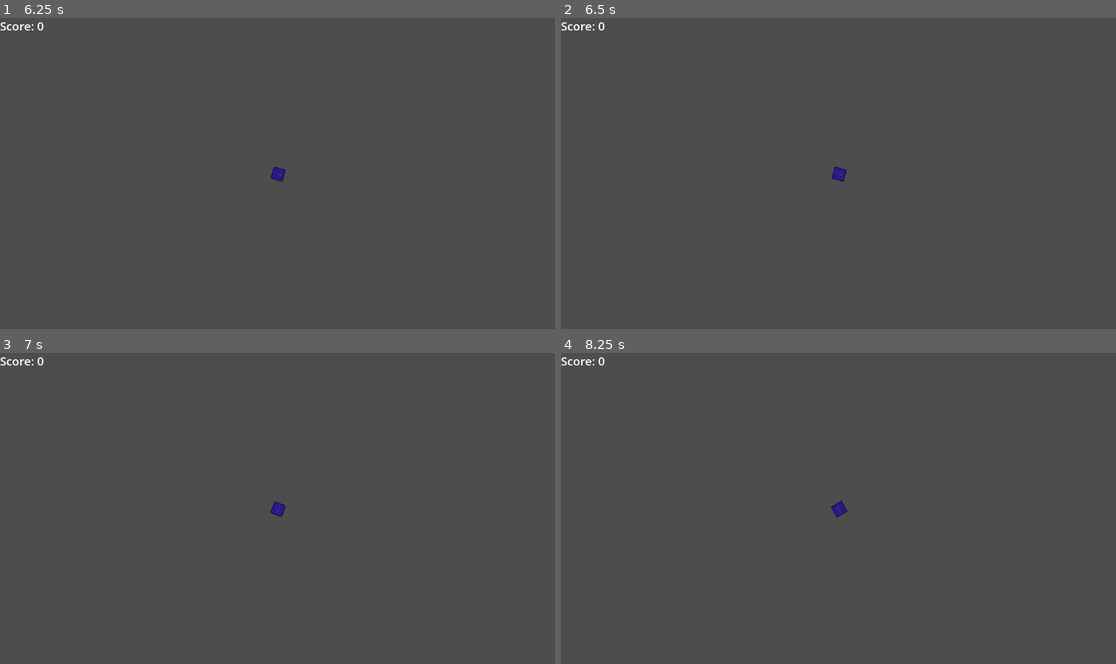
Above: before the commit, frames 1-4 (two rows, left to right).
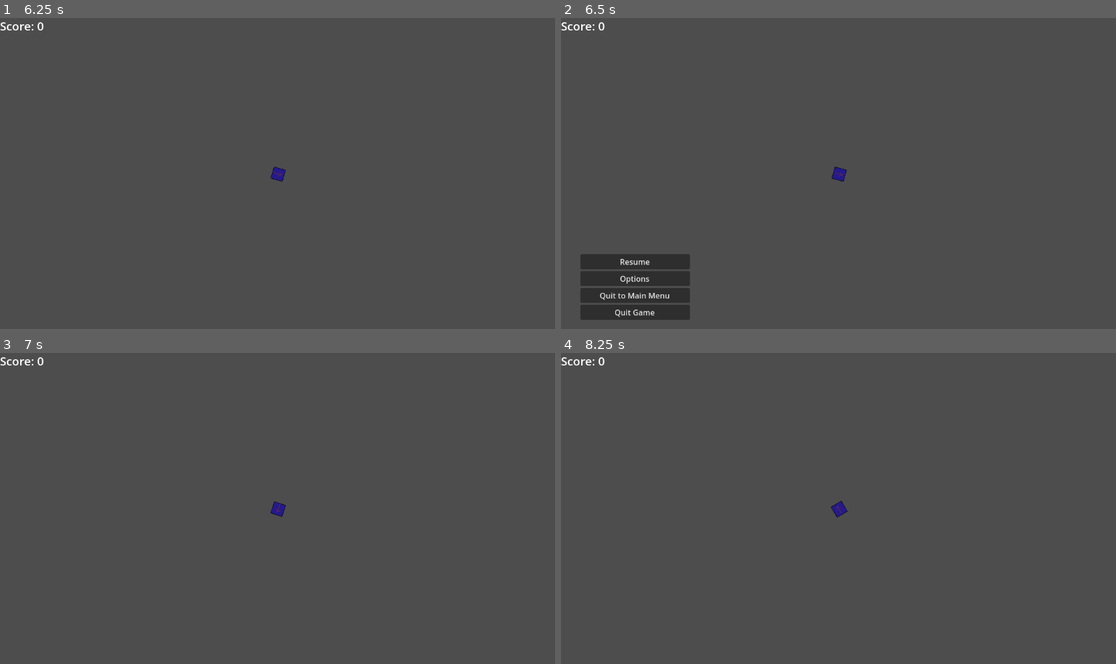
Above: after the commit, the same moments.

Repository: IanuReeves/Dirt-Defenders
Game: Godot game, scene res://scenes/ui/main_menu.tscn
The game is run twice, just before and just after one commit, with the same random seed, the same clock (stepped at 60 frames per second) and the same inputs.
Inputs (mouse positions are in pixels of both pictures, inside the frame that each line leads up to):
- Up to frame 1 (6.25 s): click "Options" at 0.5 s; click "Back" at 1.25 s; click "Launch!" at 2 s; tap Enter at 2.75 s; move the mouse to (399, 157) at 2.77 s; press the mouse at (399, 157) at 2.78 s; hold W (forward) 2.78-3.53 s; move the mouse to (166, 189) at 3.52 s; release the mouse at (166, 189) at 3.53 s; hold S (brake) 3.53-4.28 s; click (166, 189) at 3.6 s; move the mouse to (333, 105) at 4.27 s; press the mouse at (333, 105) at 4.28 s; hold W (forward) 4.28-5.78 s; tap Space at 5 s; move the mouse to (249, 235) at 5.02 s; release the mouse at (249, 235) at 5.03 s; click (249, 235) at 5.1 s; move the mouse to (444, 220) at 5.77 s; press the mouse at (444, 220) at 5.78 s; hold S (brake) from 5.78 s (still down)
- Up to frame 2 (6.5 s): keep holding S (brake); tap Escape (pause_menu, bound only after the commit) at 6.4 s
- Up to frame 3 (7 s): release S (brake) at 6.5 s; release the mouse at (444, 555) at 6.5 s; click (72, 595) at 6.5 s, where only the run after the commit has a clickable "Resume"
- Up to frame 4 (8.25 s): tap Enter at 7.25 s; move the mouse to (672, 461) at 7.27 s; hold S (brake) from 7.28 s (still down); click (672, 461) at 7.35 s; tap Space at 8 s; move the mouse to (866, 508) at 8.02 s; press the mouse at (866, 508) at 8.03 s

Frame 1 is identical in both runs. In frame 2, 3.7% of the frame differs, in the area x 3-24%, y 75-98%; in frame 3, less than 0.1%; in frame 4, nothing differs.

Commit message:
Balls and fries
they are deep-fried

Diff:
--- a/project.godot
+++ b/project.godot
@@ -24,6 +24,7 @@
 forward={
 "deadzone": 0.5,
 "events": [Object(InputEventKey,"resource_local_to_scene":false,"resource_name":"","device":-1,"window_id":0,"alt_press …(192 unchanged characters)…
+, Object(InputEventKey,"resource_local_to_scene":false,"resource_name":"","device":-1,"window_id":0,"alt_pressed":false,"shift_pressed":false,"ctrl_pressed":false,"meta_pressed":false,"pressed":false,"keycode":0,"physical_keycode":4194320,"key_label":0,"unicode":0,"location":0,"echo":false,"script":null)
 ]
 }
 fire={
@@ -34,10 +35,9 @@
 brake={
 "deadzone": 0.5,
 "events": [Object(InputEventKey,"resource_local_to_scene":false,"resource_name":"","device":-1,"window_id":0,"alt_press …(192 unchanged characters)…
-, Object(InputEventKey,"resource_local_to_scene":false,"resource_name":"","device":-1,"window_id":0,"alt_pressed":false,"shift_pressed":false,"ctrl_pressed":false,"meta_pressed":false,"pressed":false,"keycode":0,"physical_keycode":32,"key_label":0,"unicode":32,"location":0,"echo":false,"script":null)
 ]
 }
-toggle_settings={
+pause_menu={
 "deadzone": 0.5,
 "events": [Object(InputEventKey,"resource_local_to_scene":false,"resource_name":"","device":-1,"window_id":0,"alt_press …(195 unchanged characters)…
 ]
--- a/scenes/main.tscn
+++ b/scenes/main.tscn
@@ -1,10 +1,35 @@
-[gd_scene load_steps=3 format=3 uid="uid://t6cowhnhfscd"]
+[gd_scene load_steps=5 format=3 uid="uid://t6cowhnhfscd"]
 
 [ext_resource type="PackedScene" uid="uid://e6iuym7bl3xi" path="res://scenes/ui/game_overlay.tscn" id="1_xvhad"]
 [ext_resource type="PackedScene" uid="uid://bfjdogfx64gtl" path="res://scenes/game.tscn" id="2_hen23"]
+[ext_resource type="PackedScene" uid="uid://gwtcggvk6nrt" path="res://scenes/ui/pause_menu.tscn" id="2_tbgi4"]
+
+[sub_resource type="GDScript" id="GDScript_sugp2"]
+script/source = "extends Node2D
+
+@onready var pause_menu = $UI/pause_menu
+var paused = false
+
+func _process(delta: float):
+	if Input.is_action_just_pressed(\"pause_menu\"):
+		pauseMenu()
+
+func pauseMenu():
+	if paused:
+		pause_menu.hide()
+		Engine.time_scale = 1
+	else:
+		pause_menu.show()
+		Engine.time_scale = 0
+
+	paused = !paused
+"
 
 [node name="Main Game" type="Node2D"]
+script = SubResource("GDScript_sugp2")
 
 [node name="UI" parent="." instance=ExtResource("1_xvhad")]
 
+[node name="pause_menu" parent="UI" instance=ExtResource("2_tbgi4")]
+
 [node name="World" parent="." instance=ExtResource("2_hen23")]
--- a/scenes/ui/pause_menu.tscn
+++ b/scenes/ui/pause_menu.tscn
@@ -1,20 +1,17 @@
-[gd_scene load_steps=3 format=3 uid="uid://2rdt1g7kquyn"]
+[gd_scene load_steps=3 format=3 uid="uid://gwtcggvk6nrt"]
 
-[ext_resource type="Script" uid="uid://ba3uc86ono7nr" path="res://scripts/ui/main_menu.gd" id="1_fhh2t"]
+[ext_resource type="Script" uid="uid://cor6u335dub4h" path="res://scripts/ui/pause_menu.gd" id="1_0lmf7"]
 [ext_resource type="PackedScene" uid="uid://cnw08jg3nei33" path="res://scenes/ui/options_menu.tscn" id="2_rv0w5"]
 
-[node name="main_meu" type="Control"]
+[node name="pause_menu" type="Control"]
+visible = false
 layout_mode = 3
 anchors_preset = 15
 anchor_right = 1.0
 anchor_bottom = 1.0
-offset_left = 4.0
-offset_top = -17.0
-offset_right = 4.0
-offset_bottom = -17.0
 grow_horizontal = 2
 grow_vertical = 2
-script = ExtResource("1_fhh2t")
+script = ExtResource("1_0lmf7")
 
 [node name="VBoxContainer" type="VBoxContainer" parent="."]
 layout_mode = 1
@@ -23,25 +20,31 @@
 offset_right = 267.0
 offset_bottom = 599.0
 
-[node name="StartButton" type="Button" parent="VBoxContainer"]
+[node name="ResumeButton" type="Button" parent="VBoxContainer"]
 layout_mode = 2
-focus_neighbor_top = NodePath("../QuitButton")
+focus_neighbor_top = NodePath("../QuitToMainMenuButton")
 text = "Resume"
 
 [node name="OptionsButton" type="Button" parent="VBoxContainer"]
 layout_mode = 2
 text = "Options"
 
-[node name="QuitButton" type="Button" parent="VBoxContainer"]
+[node name="QuitToMainMenuButton" type="Button" parent="VBoxContainer"]
 layout_mode = 2
-focus_neighbor_bottom = NodePath("../StartButton")
+focus_neighbor_bottom = NodePath("../ResumeButton")
+text = "Quit to Main Menu"
+
+[node name="QuitToDesktopButton" type="Button" parent="VBoxContainer"]
+layout_mode = 2
+focus_neighbor_bottom = NodePath("../ResumeButton")
 text = "Quit Game"
 
 [node name="options_menu" parent="." instance=ExtResource("2_rv0w5")]
 visible = false
 layout_mode = 1
 
-[connection signal="pressed" from="VBoxContainer/StartButton" to="." method="_on_start_button_pressed"]
+[connection signal="pressed" from="VBoxContainer/ResumeButton" to="." method="_on_resume_button_pressed"]
 [connection signal="pressed" from="VBoxContainer/OptionsButton" to="." method="_on_options_button_pressed"]
-[connection signal="pressed" from="VBoxContainer/QuitButton" to="." method="_on_quit_button_pressed"]
+[connection signal="pressed" from="VBoxContainer/QuitToMainMenuButton" to="." method="_on_quit_to_main_menu_button_pressed"]
+[connection signal="pressed" from="VBoxContainer/QuitToDesktopButton" to="." method="_on_quit_button_pressed"]
 [connection signal="exit_options_menu" from="options_menu" to="." method="_on_options_menu_exit_options_menu"]
--- a/scripts/player.gd
+++ b/scripts/player.gd
@@ -48,3 +48,5 @@
 func _input(event: InputEvent) -> void:
 	if event.is_action_pressed("fire"):
 		parts.fire_primary()
+
+#Pause Menu
--- a/scripts/ui/main_menu.gd
+++ b/scripts/ui/main_menu.gd
@@ -1,5 +1,7 @@
 extends Control
 class_name MainMenu
+
+@onready var main = $"../../"
 
 # Variables for buttons and menus for signals
 @onready var start_button: Button = $MarginContainer/VBoxContainer/StartButton
--- /dev/null
+++ b/scripts/ui/pause_menu.gd
@@ -0,0 +1,71 @@
+extends Control
+class_name PauseMenu
+
+# Variables for buttons and menus for signals
+@onready var resume_button: Button = $VBoxContainer/ResumeButton
+@onready var options_button: Button = $VBoxContainer/OptionsButton
+@onready var quit_to_main_menu_button: Button = $VBoxContainer/QuitToMainMenuButton
+@onready var quit_to_desktop_button: Button = $VBoxContainer/QuitToDesktopButton
+
+@onready var options_menu: OptionsMenu = $options_menu
+@onready var v_box_container: VBoxContainer = $VBoxContainer
+
+@onready var tab_container: TabContainer = $TabContainer
+
+
+
+# ------------------------------------------ #
+# Self-expanatory function; grabs focus for arrow key emulation
+func _ready() -> void:
+	handle_connecting_signals()
+	$VBoxContainer/ResumeButton
+
+
+# Loads the preloaded gameply when start button pressed
+func on_resume_button_pressed() -> void:
+	print("Game Started. Loading scene...")
+	visible = false
+	Engine.time_scale = 1
+
+
+
+# Hides main menu; Shows options menu
+func on_options_button_pressed() -> void:
+	v_box_container.visible = false
+	print("Opening options menu...")
+	options_menu.set_process(true)
+	options_menu.visible = true
+
+# Quit game to menu
+func on_quit_to_main_menu_button_pressed() -> void:
+	print("Quiting to the Main Menu")
+	get_tree().change_scene_to_file("res://scenes/ui/main_menu.tscn")
+	Engine.time_scale = 1
+
+
+# Quit game :/
+func on_quit_to_desktop_button() -> void:
+	print("Game Quit. Exiting Game...")
+	get_tree().quit()
+
+
+# Hides options menu; Shows main menu
+func on_exit_options_menu() -> void:
+	options_menu.visible = false
+	v_box_container.visible = true
+
+# Handle for signals cause I didn't want to do it the normal way. Fight me
+func handle_connecting_signals() -> void:
+	resume_button.button_down.connect(on_resume_button_pressed)
+	options_button.button_down.connect(on_options_button_pressed)
+	quit_to_main_menu_button.button_down.connect(on_quit_to_main_menu_button_pressed)
+	quit_to_desktop_button.button_down.connect(on_quit_to_desktop_button)
+	options_menu.exit_options_menu.connect(on_exit_options_menu)
+
+
+func _on_quit_to_main_menu_button_pressed() -> void:
+	pass # Replace with function body.
+
+
+func _on_resume_button_pressed() -> void:
+	pass # Replace with function body.
Not shown, added: scripts/ui/pause_menu.gd.uid
